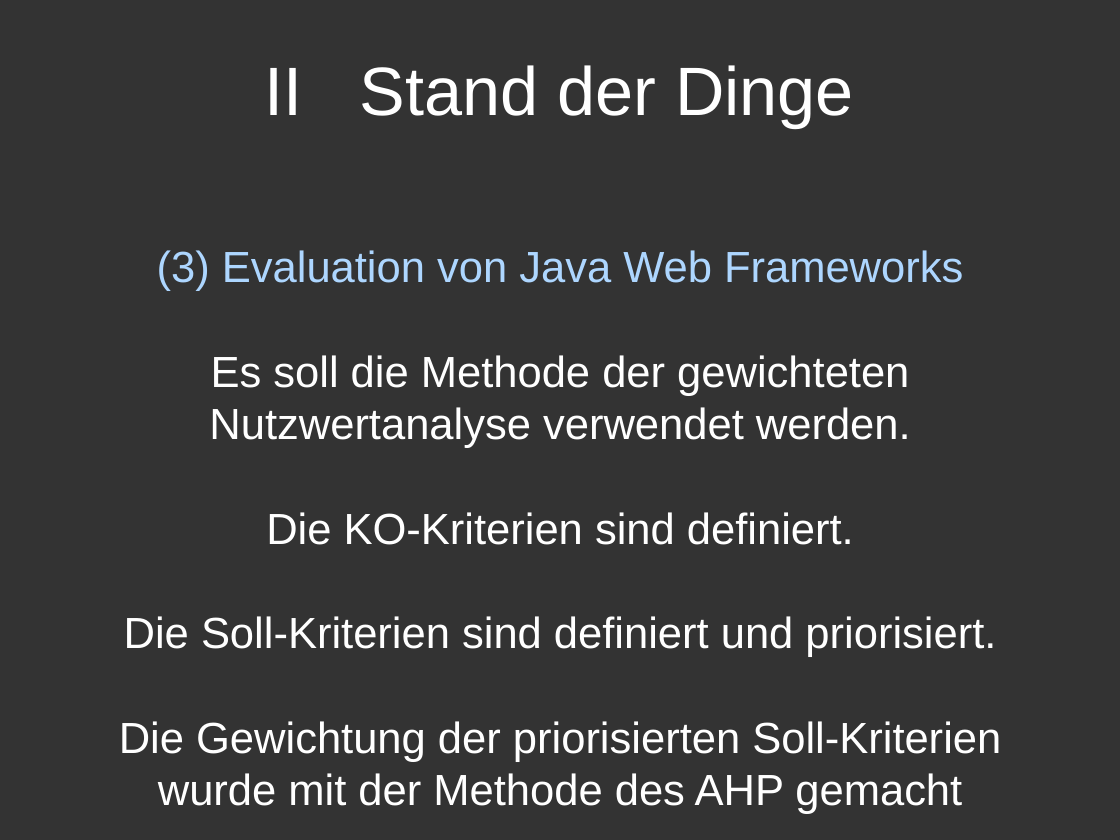
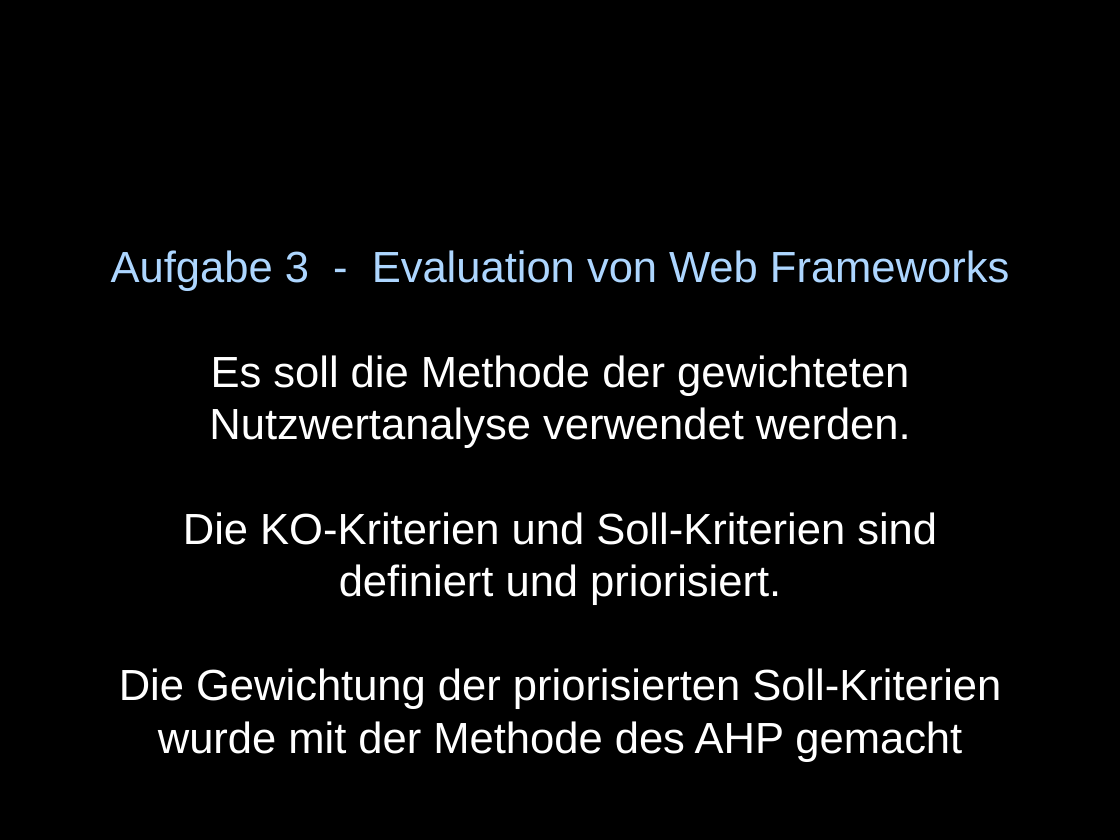
Before and after one commit to sushicutta/Diplomarbeit, a slide deck: slide 6 of praesentation/designreview/design-review-meeting.ppt. Drawn at 1120x840 pixels with LibreOffice and Linux fonts; fonts in the diff are those of the drawing. Boxes give left, top, right and bottom in pixels: in the first picture for what was removed or moved away, otherwise in the second. Text is boxed around its words. In the diff, an @@ line names an element or a change of style, - is before the commit and + after.

Commit message:
Design - review Präsentation

```diff
--- a/praesentation/designreview/design-review-meeting.ppt
+++ b/praesentation/designreview/design-review-meeting.ppt
@@ background #333333 to #000000 @@
@@ title removed at [265, 65, 854, 128] @@
-II Stand der Dinge
@@ text at [111, 250, 1009, 291]: text changed @@
-(3) Evaluation von Java Web Frameworks
+Aufgabe 3 - Evaluation von Web Frameworks
@@ text at [183, 512, 937, 605]: text changed @@
-Die KO-Kriterien sind definiert.
-Die Soll-Kriterien sind definiert und priorisiert.
+Die KO-Kriterien und Soll-Kriterien sind
+definiert und priorisiert.
```
Also in this commit, not shown: 8 other slides changed, 6 slides added, 1 slide removed.
